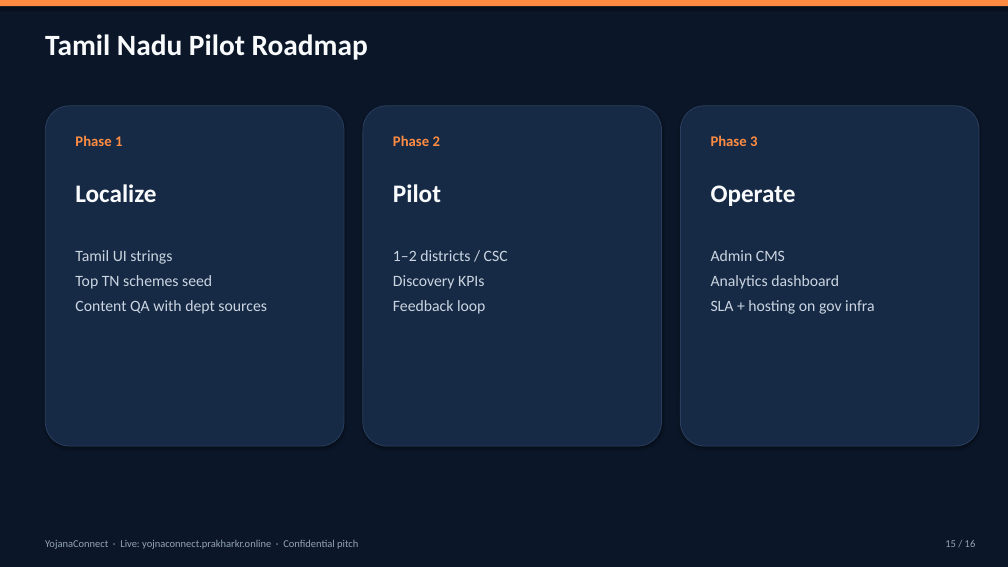
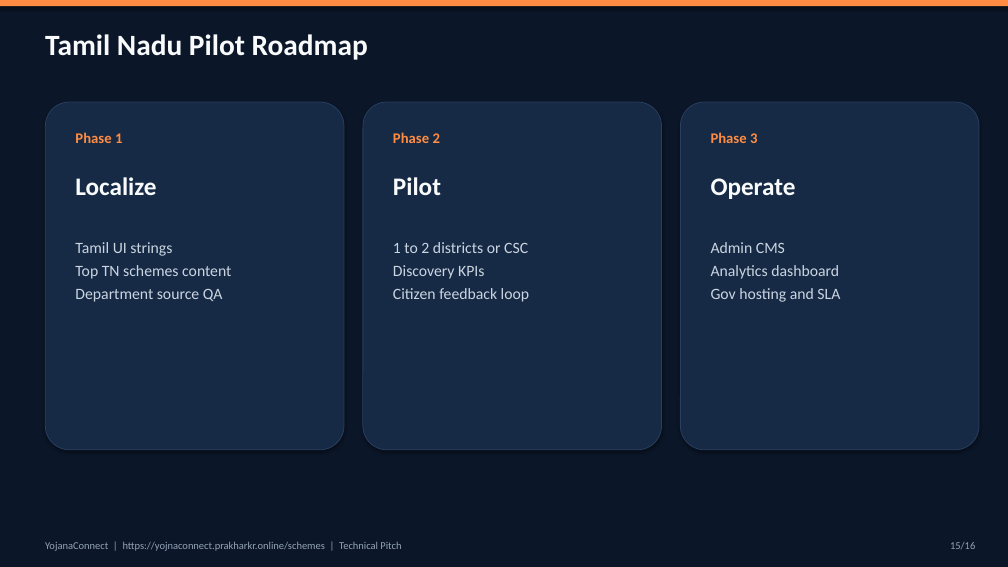
Before and after one commit to pawani-2502/YOJNA-CONNECT, a slide deck: slide 15 of pitch/YojnaConnect-TechPitch.pptx. Drawn at 1008x567 pixels with LibreOffice and Linux fonts; fonts in the diff are those of the drawing. Boxes give left, top, right and bottom in pixels: in the first picture for what was removed or moved away, otherwise in the second. Text is boxed around its words. In the diff, an @@ line names an element or a change of style, - is before the commit and + after.

```diff
--- a/pitch/YojnaConnect-TechPitch.pptx
+++ b/pitch/YojnaConnect-TechPitch.pptx
@@ rounded rectangle: place and size @@
-rounded rectangle at (45, 106, 344, 446)
+rounded rectangle at (45, 102, 344, 450)
@@ rounded rectangle: place and size @@
-rounded rectangle at (363, 106, 662, 446)
+rounded rectangle at (363, 102, 662, 450)
@@ rounded rectangle: place and size @@
-rounded rectangle at (681, 106, 979, 446)
+rounded rectangle at (681, 102, 979, 450)
@@ 3 texts: place and size @@
-3 texts at (75, 184, 796, 206)
+3 texts at (75, 177, 796, 199)
@@ text "Tamil UI strings": place and size @@
-text "Tamil UI strings" at (75, 250, 267, 314)
+text "Tamil UI strings" at (75, 242, 231, 302)
@@ text "1 to 2 districts or ...": place and size @@
-text "1 to 2 districts or ..." at (393, 250, 508, 314)
+text "1 to 2 districts or ..." at (393, 242, 529, 302)
@@ text "Admin CMS": place and size @@
-text "Admin CMS" at (711, 250, 874, 314)
+text "Admin CMS" at (711, 242, 840, 302)
@@ text at (75, 265, 231, 302): text changed @@
-Top TN schemes seed
-Content QA with dept sources
+Top TN schemes content
+Department source QA
@@ text at (75, 242, 172, 256): less space between paragraphs @@
@@ text at (393, 242, 528, 253): text changed @@
-1–2 districts / CSC
+1 to 2 districts or CSC
@@ text at (393, 265, 484, 279): less space between paragraphs @@
@@ text at (711, 242, 839, 279): less space between paragraphs @@
@@ text at (393, 288, 529, 302): text changed @@
-Feedback loop
+Citizen feedback loop
@@ text at (711, 288, 840, 302): text changed @@
-SLA + hosting on gov infra
+Gov hosting and SLA
@@ text at (45, 542, 401, 551): text changed @@
-YojanaConnect · Live: yojnaconnect.prakharkr.online · Confidential pitch
+YojanaConnect | https://yojnaconnect.prakharkr.online/schemes | Technical Pitch
@@ text at (950, 542, 975, 549): spaces changed @@
-15 / 16
+15/16
```
Also in this commit, not shown: 14 other slides changed, 1 slide added, 1 slide removed, 1 other file.
